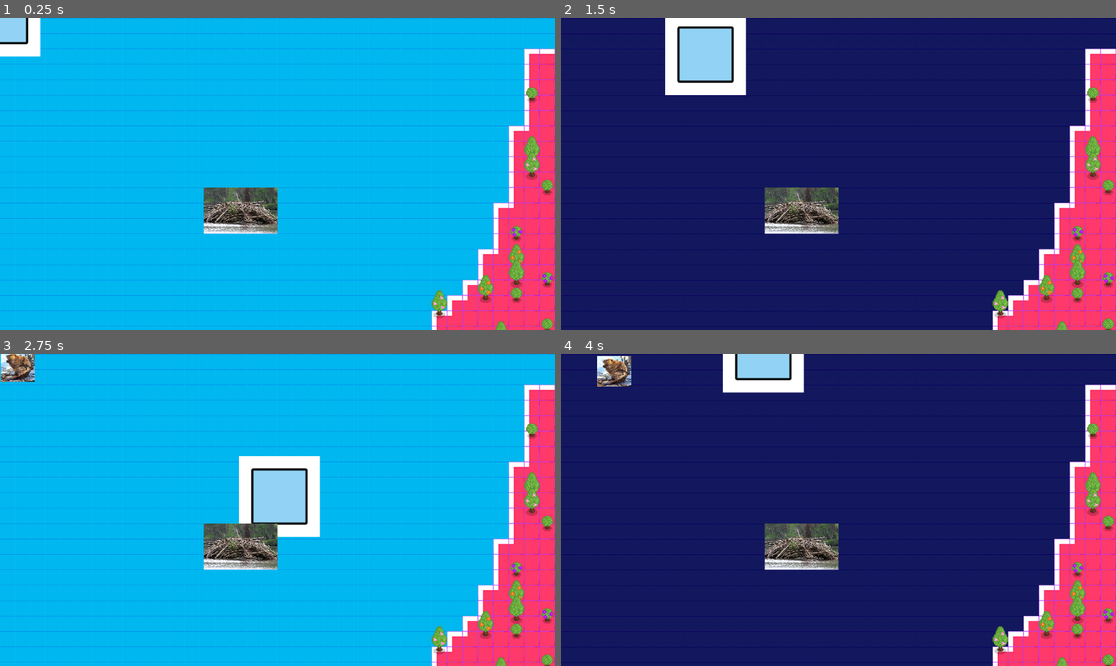
Above: before the commit, frames 1-4 (two rows, left to right).
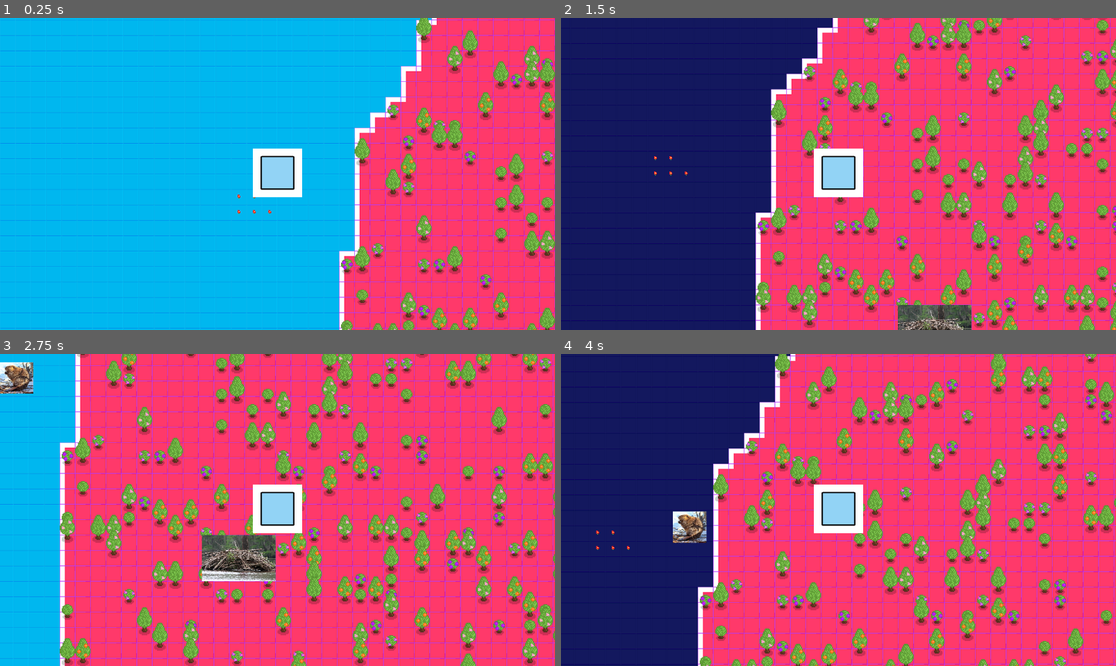
Above: after the commit, the same moments.

Repository: BigWing06/CS3-CapstoneProject
Game: Godot game, scene res://Viewport/Main.tscn
Same seed, same stepped clock (60 frames per second), same inputs: the game is played once before the commit and once after it.
Inputs:
- Up to frame 1 (0.25 s): no input
- Up to frame 2 (1.5 s): hold D (move_right) 0.53-1.28 s; hold S (move_down) from 1.28 s (still down)
- Up to frame 3 (2.75 s): release S (move_down) at 2.03 s; hold D (move_right) from 2.03 s (still down)
- Up to frame 4 (4 s): release D (move_right) at 2.78 s; hold W (move_up) 2.78-3.53 s; hold A (move_left) from 3.53 s (still down)

The runs differ from the first frame. In frame 1, 37% of the frame differs, in the area x 0-100%, y 0-100%; in frame 2, 61%; in frame 3, 85%; in frame 4, 69%.

Commit message:
World generation (#34)
* Added Camera, Organized playermovement code

* Added Chunk variable to player script

* Update to rendering (switch to chunk system, accounts for position)

* Finished Chunk Generation around player

* Creation of chunkChanged signal and efficiency improvements

Diff:
--- a/Player/Player.gd
+++ b/Player/Player.gd
@@ -1,12 +1,20 @@
 extends CharacterBody2D
+
+signal chunkChanged
 
 @export var speed = 400
 var screen_size
+var _chunk: Vector2i
+var _preChunk: Vector2i = Vector2i(0,0) #Keeps track of the previous chunk the player was in
 
 func _ready():
 	screen_size = get_viewport_rect().size
+	global.world.get_node("TileMaps").playerRenderNeighborChunks(getCurrentChunk())
 
-func _process(delta):
+func getCurrentChunk() -> Vector2i: #Returns the current chunk that the player is in
+	return global.world.get_node("TileMaps").getChunk(position)
+
+func _physics_process(delta: float) -> void:
 	var velocity = Vector2.ZERO
 	if Input.is_action_pressed("move_left"):
 		velocity.x -= 1
@@ -16,9 +24,17 @@
 		velocity.y -= 1
 	if Input.is_action_pressed("move_down"):
 		velocity.y += 1
-
 	if velocity.length() > 0:
 		velocity = velocity.normalized() * speed
+	position += velocity*delta
 
-	position += velocity*delta
-	position = position.clamp(Vector2.ZERO, screen_size)
+func _process(delta):
+	if (getCurrentChunk() != _chunk): #Determined if the player has entered a new chunk
+		_preChunk = _chunk
+		_chunk = getCurrentChunk()
+		chunkChanged.emit()
+
+
+
+func _on_chunk_changed() -> void: #Run when the player enters a new chunk
+	global.world.get_node("TileMaps").playerRenderNeighborChunks(getCurrentChunk())
--- a/Player/Player.tscn
+++ b/Player/Player.tscn
@@ -7,6 +7,7 @@
 size = Vector2(224, 225.5)
 
 [node name="Player" type="CharacterBody2D"]
+scale = Vector2(0.6, 0.6)
 collision_layer = 2
 collision_mask = 14
 script = ExtResource("1_yvjui")
@@ -19,3 +20,7 @@
 [node name="Square Collision" type="CollisionShape2D" parent="."]
 scale = Vector2(0.75, 0.75)
 shape = SubResource("RectangleShape2D_0ro8j")
+
+[node name="playerCamera" type="Camera2D" parent="."]
+
+[connection signal="chunkChanged" from="." to="." method="_on_chunk_changed"]
--- a/TileMap/tile_maps.gd
+++ b/TileMap/tile_maps.gd
@@ -1,21 +1,44 @@
 extends Node2D
 
+@export var chunkSize: Vector2i #Variable that determines how big a chunk is
+@export var chunkPlayerBuffer: int #Variable that determines how many chunks are rendered around the chunk the player is in
 
 # Called when the node enters the scene tree for the first time.
 var _terrainNoise = FastNoiseLite.new() # noise generator for terrain tilemap
 var _treeRand = RandomNumberGenerator.new() # random number generator for tree tilemap
 var _flowerRand = RandomNumberGenerator.new() # random generator object
+
+var _renderedChunks = [] #list that keeps track of the chunks that are rendered
+var _initalChunks = [Vector2i(-1, -1), Vector2i(-1, 0), Vector2i(-1, 1), Vector2i(0, -1), Vector2i(0, 0), Vector2i(0, 1), Vector2i(1, -1), Vector2i(1, 0), Vector2i(1, 1)]
+
 func _ready() -> void:
 	_terrainNoise.seed = global.WORLD_SEED
 	_treeRand.seed = global.WORLD_SEED
 	_flowerRand.seed = global.WORLD_SEED
-	_generate_chunk(position, Vector2(50, 50))
+	for chunk in _initalChunks:
+		_generate_chunk(chunk)
+
+func getMainTilemap() -> TileMapLayer: #This function returns the terrain tilemap node for reference outside of this scene
+	return get_node("Terrain")
+
+func getChunk(position: Vector2) -> Vector2i: #Returns the chunk that the inputted cordinates are contained in
+	var tileMapPos = $Terrain.local_to_map(to_local(position))
+	return Vector2i(floor(tileMapPos.x/chunkSize.x), floor(tileMapPos.y/chunkSize.y))
+
+func playerRenderNeighborChunks(playerChunk: Vector2i): #This function should be called by player scene instances so that more of the world is rendered when they leave the rendered area
+	for x in range(playerChunk.x-chunkPlayerBuffer, playerChunk.x+chunkPlayerBuffer):
+		for y in range(playerChunk.y-chunkPlayerBuffer, playerChunk.y+chunkPlayerBuffer):
+			var chunk = Vector2i(x, y)
+			if chunk not in _renderedChunks:
+				_generate_chunk(chunk)
 
 # Called every frame. 'delta' is the elapsed time since the previous frame.
 func _process(delta: float) -> void:
 	pass
 
-func _generate_chunk(position: Vector2i,chunkSize: Vector2i):
+func _generate_chunk(chunkPosition: Vector2i):
+	_renderedChunks.append(chunkPosition)
+	var position = Vector2i(chunkPosition.x * chunkSize.x, chunkPosition.y * chunkSize.y)
 	_generate_terrain_chunk(position, chunkSize)
 	_generate_tree_chunk(position, chunkSize)
 	_generate_decorations_chunk(position, chunkSize)
@@ -26,11 +49,11 @@
 	var _waterToSet = [] # tiles to set to water
 	for x in range(chunkSize.x):
 		for y in range(chunkSize.y):
-			var _randNum = _terrainNoise.get_noise_2d(_tile_pos.x-chunkSize.x/2+x,_tile_pos.y-chunkSize.y/2+y)*10 # gets random number from noise
+			var _randNum = _terrainNoise.get_noise_2dv(Vector2(position)+Vector2(_tile_pos.x-chunkSize.x/2+x,_tile_pos.y-chunkSize.y/2+y))*10 # gets random number from noise
 			if _randNum >1:
-				_snowToSet.append(Vector2i(x,y)) # if the random number is greater than 1 add the tile position to the list of snow tiles
+				_snowToSet.append(position+Vector2i(x,y)) # if the random number is greater than 1 add the tile position to the list of snow tiles
 			else:
-				_waterToSet.append(Vector2i(x,y)) # otherwise add it to the list of water tiles
+				_waterToSet.append(position+Vector2i(x,y)) # otherwise add it to the list of water tiles
 	$Terrain.set_cells_terrain_connect(_snowToSet,0,0) # sets all of the snow array tiles to actually be snow
 	for pos in _waterToSet:
 		$Terrain.set_cell(pos,0,Vector2i(0,4)) # set all of the water array tiles to water
@@ -41,9 +64,9 @@
 	for x in range(chunkSize.x):
 		for y in range(chunkSize.y):
 			var _randNum = _treeRand.randf_range(0,1)
-			var _cellData = $Terrain.get_cell_tile_data(Vector2i(x,y)) # the terrain type at this position
+			var _cellData = $Terrain.get_cell_tile_data(position+Vector2i(x,y)) # the terrain type at this position
 			if _randNum >.8 and _cellData.terrain_set == 0: # if the terrain type is snow, and the random number is greater than 0.8
-				$Trees.set_cell(Vector2i(x,y),1,_treeOptions[_treeRand.randi_range(0,len(_treeOptions)-1)]) # set the tile to a random type of tree
+				$Trees.set_cell(position+Vector2i(x,y),1,_treeOptions[_treeRand.randi_range(0,len(_treeOptions)-1)]) # set the tile to a random type of tree
 
 func _generate_decorations_chunk(position: Vector2i, chunkSize: Vector2i):
 	var _tile_pos = $Decorations.local_to_map(position)
@@ -51,6 +74,6 @@
 	for x in range(chunkSize.x):
 		for y in range(chunkSize.y):
 			var _randNum = _flowerRand.randf_range(0,1)
-			var _cellData = $Terrain.get_cell_tile_data(Vector2i(x,y)) # the terrain type at this position
+			var _cellData = $Terrain.get_cell_tile_data(position+Vector2i(x,y)) # the terrain type at this position
 			if _randNum >.8 and _cellData.terrain_set == 0: # if the terrain type is snow, and the random number is greater than 0.8
-				$Decorations.set_cell(Vector2i(x,y),1,_flowerOptions[_flowerRand.randi_range(0,len(_flowerOptions)-1)]) # set the tile to a random type of tree
+				$Decorations.set_cell(position+Vector2i(x,y),1,_flowerOptions[_flowerRand.randi_range(0,len(_flowerOptions)-1)]) # set the tile to a random type of tree
--- a/TileMap/tile_maps.tscn
+++ b/TileMap/tile_maps.tscn
@@ -559,6 +559,8 @@
 
 [node name="TileMaps" type="Node2D"]
 script = ExtResource("1_bl065")
+chunkSize = Vector2i(25, 25)
+chunkPlayerBuffer = 8
 
 [node name="Terrain" type="TileMapLayer" parent="."]
 tile_set = SubResource("TileSet_nj143")
--- a/World/world.tscn
+++ b/World/world.tscn
@@ -9,6 +9,8 @@
 [node name="World" type="Node2D"]
 
 [node name="TileMaps" parent="." instance=ExtResource("1_xcin8")]
+chunkSize = Vector2i(5, 5)
+chunkPlayerBuffer = 20
 
 [node name="Player" parent="." instance=ExtResource("2_wbp8x")]
 
